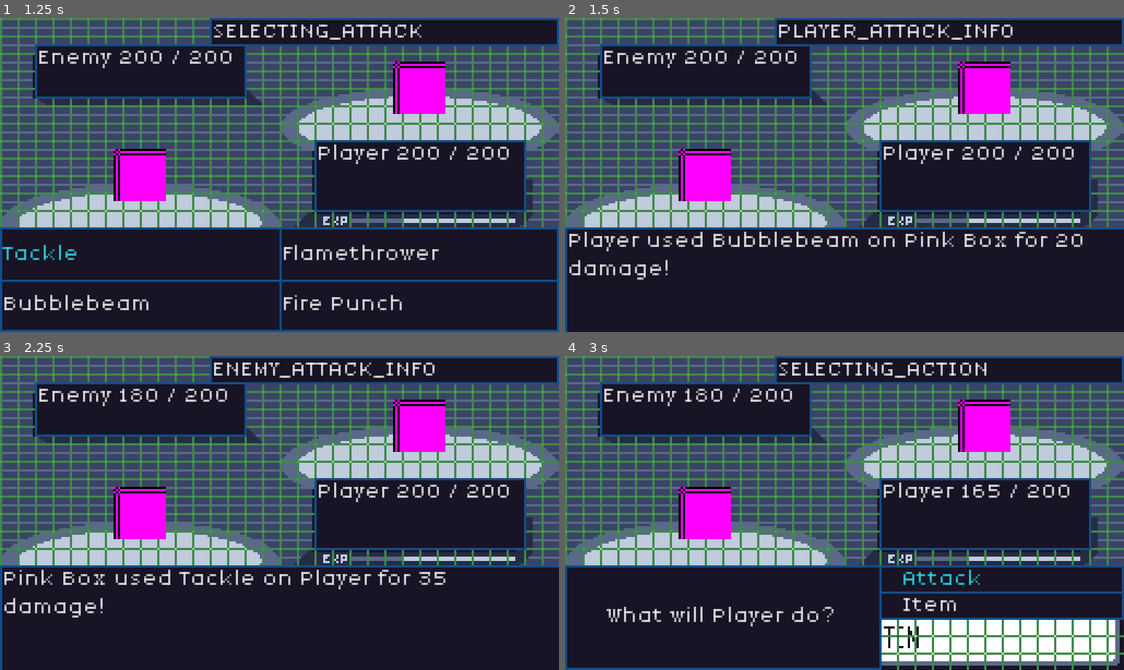
Above: before the commit, frames 1-4 (two rows, left to right).
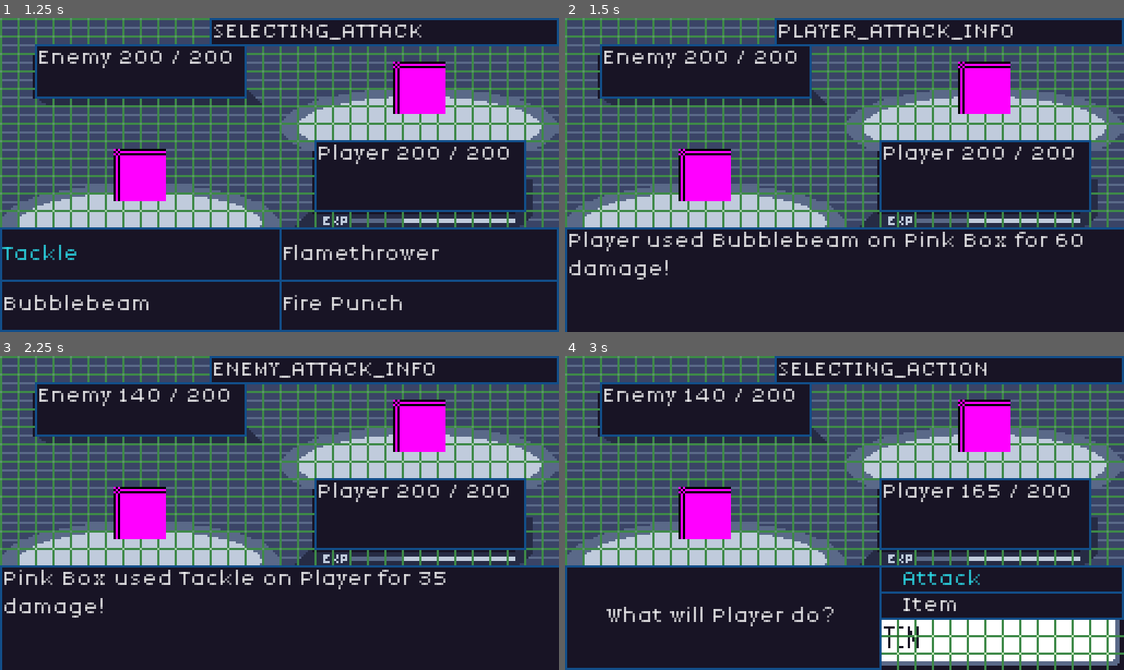
Above: after the commit, the same moments.

Repository: JakeTaussig/rpg-rougelike
Game: Godot game, scene res://scenes/battle.tscn
Same seed, same stepped clock (60 frames per second), same inputs: the game is played once before the commit and once after it.
Inputs:
- Up to frame 1 (1.25 s): click "Attack" at 0.5 s
- Up to frame 2 (1.5 s): click "Bubblebeam" at 1.25 s
- Up to frame 3 (2.25 s): click "Continue" at 2 s
- Up to frame 4 (3 s): click "Continue" at 2.75 s

Frame 1 is identical in both runs. In frame 2, less than 0.1% of the frame differs, in the area x 87-90%, y 69-73%; in frame 3, 0.3%, in the area x 23-42%, y 10-15%; in frame 4, 0.3%.

Commit message:
corrected bubblebeam base power

Diff:
--- a/scripts/moves_list.gd
+++ b/scripts/moves_list.gd
@@ -4,7 +4,7 @@
 const moves: Array[Dictionary] = [
 	{"name": "Tackle", "type": Move.Types.Human, "category": Move.MoveCategory.ATK, "acc": 90, "bp": 35, "pp": 30, "priority": 0},
 	{"name": "Flamethrower", "type": Move.Types.Fire, "category": Move.MoveCategory.SP_ATK, "acc": 100, "bp": 100, "pp": 15, "priority": 0},
-	{"name": "Bubblebeam", "type": Move.Types.Water, "category": Move.MoveCategory.SP_ATK, "acc": 100, "bp": 20, "pp": 20, "priority": 0},
+	{"name": "Bubblebeam", "type": Move.Types.Water, "category": Move.MoveCategory.SP_ATK, "acc": 100, "bp": 60, "pp": 20, "priority": 0},
 	{"name": "Fire Punch", "type": Move.Types.Fire, "category": Move.MoveCategory.SP_ATK, "acc": 95, "bp": 75, "pp": 10, "priority": 0}
 	]
 
